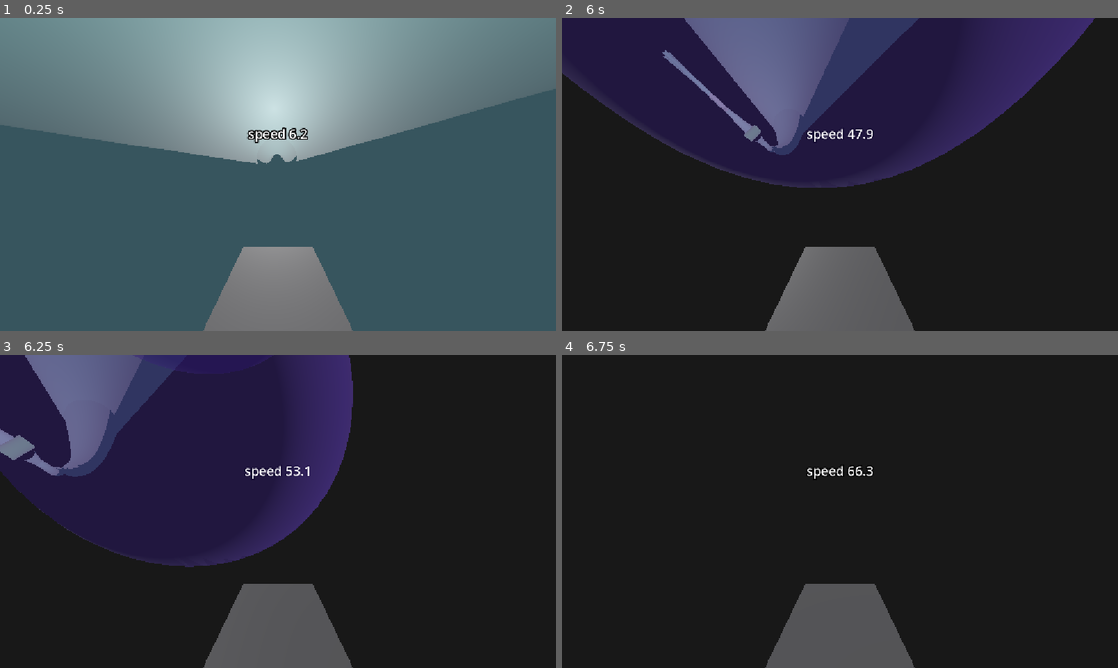
Above: before the commit, frames 1-4 (two rows, left to right).
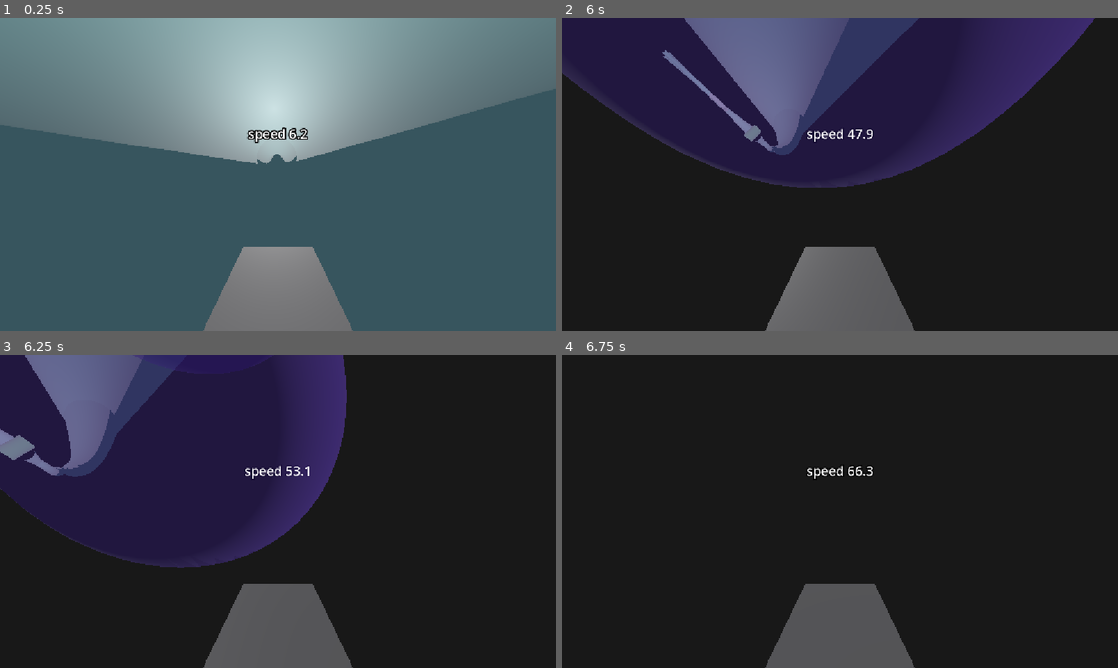
Above: after the commit, the same moments.

Repository: eternaldensity/pipe-survivor
Game: Godot game, scene res://main.tscn
Two runs of this game, one before a commit and one after it. Both use one fixed random seed, a clock stepped at 60 frames per second and the inputs below.
Inputs:
- Up to frame 1 (0.25 s): no input
- Up to frame 2 (6 s): tap Enter (ui_accept) at 0.5, 0.77, 1.52, 3.02, 3.77, 4.52 s; hold Right (ui_right) 0.53-1.28 s; hold 1 0.53-1.28 s; hold Down (ui_down) 1.28-2.03 s; tap 2 at 1.35, 5.85 s; hold Right (ui_right) 2.03-2.78 s; hold 3 2.03-2.78 s; hold Up (ui_up) 2.78-3.53 s; tap 1 at 2.85 s; hold 2 3.53-4.28 s; hold Left (ui_left) 3.53-5.03 s; tap 3 at 4.35 s; hold Down (ui_down) 5.03-5.78 s; hold 1 5.03-5.78 s; hold Right (ui_right) from 5.78 s (still down)
- Up to frame 3 (6.25 s): keep holding Right (ui_right); tap Enter (ui_accept) at 6.02 s
- Up to frame 4 (6.75 s): release Right (ui_right) at 6.53 s; hold Up (ui_up) from 6.53 s (still down); hold 3 from 6.53 s (still down)

Frames 1-2 are identical in both runs. In frame 3, 1.5% of the frame differs, in the area x 0-64%, y 0-68%; in frame 4, nothing differs.

Commit message:
Phase 6: game manager (win/lose) and enemy contact damage

Diff:
--- a/enemy_vehicle.gd
+++ b/enemy_vehicle.gd
@@ -81,6 +81,11 @@
 	_flatten(delta, inward)
 	move_and_slide()
 
+	# Contact damage to the player.
+	if target and global_position.distance_to(target.global_position) < 2.0:
+		if target.has_method("take_damage"):
+			target.take_damage(10.0 * delta)
+
 func _outward_from(props: Dictionary) -> Vector3:
 	var axis: Vector3 = props["axis"]
 	var origin: Vector3 = props["origin"]
--- /dev/null
+++ b/game_manager.gd
@@ -0,0 +1,31 @@
+# game_manager.gd  (Phase 6 — win/lose)
+class_name GameManager
+extends Node
+
+var boss: BossVehicle = null
+var player: Vehicle = null
+var game_over: bool = false
+var victory: bool = false
+
+signal game_over_signal
+signal victory_signal
+
+func _ready() -> void:
+	# Find boss and player in the scene.
+	for child in get_parent().get_children():
+		if child is BossVehicle:
+			boss = child
+		elif child is Vehicle:
+			player = child
+
+func _process(_delta: float) -> void:
+	if game_over or victory:
+		return
+	if player and player.health <= 0.0:
+		game_over = true
+		game_over_signal.emit()
+		print("GAME OVER")
+	if boss and not is_instance_valid(boss):
+		victory = true
+		victory_signal.emit()
+		print("VICTORY")
--- a/main.gd
+++ b/main.gd
@@ -83,3 +83,7 @@
 	spawner.spawn_interval = 4.0
 	spawner.max_enemies = 6
 	add_child(spawner)
+
+	# Phase 6: Game manager (win/lose).
+	var gm = GameManager.new()
+	add_child(gm)
--- a/vehicle.gd
+++ b/vehicle.gd
@@ -1,5 +1,6 @@
+extends CharacterBody3D
+
 class_name Vehicle
-extends CharacterBody3D
 
 @export var gravity      := 25.0
 @export var speed        := 20.0
@@ -13,15 +14,10 @@
 var tube_radius     := 10.0
 var steering_amount := 0.0
 var rest_zone_inside := false
-
+var health := 100.0
+var max_health := 100.0
 var _spell_cooldown := 0.0
 const SPELL_COOLDOWN := 2.0
-var selected_preset_index := 0
-var _presets: Array[PresetSigil] = []
-# Live spell parameters (updated by crafting UI).
-var spell_sigma: float = 10.0
-var spell_rho: float = 28.0
-var spell_beta: float = 8.0 / 3.0
 
 var _camera        : Camera3D = null
 var _cam_pos       := Vector3(0.0, 1.5, 2.5)
@@ -31,17 +27,18 @@
 var _rest_label    : Label3D = null
 var _attractor_preview : AttractorPreview = null
 
+var selected_preset_index := 0
+var _presets: Array[PresetSigil] = []
+# Live spell parameters (updated by crafting UI).
+var spell_sigma: float = 10.0
+var spell_rho: float = 28.0
+var spell_beta: float = 8.0 / 3.0
+
 @export var network : PipeNetwork
 
 func _ready() -> void:
 	_camera = get_node_or_null("Camera3D")
 	safe_margin = 0.05
-	_presets = PresetSigil.default_presets()
-	if not _presets.is_empty():
-		var p := _presets[0]
-		if p.params.has("sigma"): spell_sigma = p.params["sigma"]
-		if p.params.has("rho"): spell_rho = p.params["rho"]
-		if p.params.has("beta"): spell_beta = p.params["beta"]
 	_speed_label = Label3D.new()
 	_speed_label.billboard = BaseMaterial3D.BILLBOARD_ENABLED
 	_speed_label.font_size = 32
@@ -61,8 +58,40 @@
 	_attractor_preview.visible = false
 	_attractor_preview.position = Vector3(0.0, 0.0, -5.0)
 	add_child(_attractor_preview)
+
 	add_to_group("vehicles")
-
+	_presets = PresetSigil.default_presets()
+	if not _presets.is_empty():
+		var p := _presets[0]
+		if p.params.has("sigma"): spell_sigma = p.params["sigma"]
+		if p.params.has("rho"): spell_rho = p.params["rho"]
+		if p.params.has("beta"): spell_beta = p.params["beta"]
+
+func _process(delta: float) -> void:
+	if _speed_label:
+		var spd := velocity.length()
+		_speed_label.text = "speed %.1f%s" % [spd, " (REST)" if rest_zone_inside else ""]
+	if _rest_label:
+		_rest_label.visible = rest_zone_inside
+	if _attractor_preview:
+		_attractor_preview.visible = rest_zone_inside
+		if rest_zone_inside:
+			_attractor_preview.update_preview()
+	if _camera == null:
+		return
+	var base_offset := Vector3(0.0, 1.5, 2.5)
+	# Camera stays behind and above the vehicle. No position look-ahead —
+	# look-ahead was moving the camera in front of the vehicle.
+	var target_pos := base_offset
+	var target_basis := Basis.IDENTITY
+	if not _cam_ready:
+		_cam_pos = target_pos
+		_cam_basis = target_basis
+		_cam_ready = true
+	else:
+		_cam_pos = _cam_pos.lerp(target_pos, clampf(delta * 6.0, 0.0, 1.0))
+		_cam_basis = _cam_basis.slerp(target_basis, clampf(delta * 6.0, 0.0, 1.0))
+	_camera.transform = Transform3D(_cam_basis, _cam_pos)
 
 func _outward_from(props: Dictionary) -> Vector3:
 	var axis: Vector3 = props["axis"]
@@ -73,7 +102,6 @@
 		return axis.cross(Vector3.UP).normalized()
 	return radial.normalized()
 
-
 func _physics_process(delta: float) -> void:
 	var section := network.get_section_at(global_position)
 	if section == null:
@@ -86,61 +114,6 @@
 	var outward := _outward_from(props)
 	var inward  := -outward
 	up_direction = inward
-
-	# ── Steering: rotate heading around the surface normal ────────────────
-	# This is pure yaw relative to the tube surface — left/right turns the
-	# vehicle, and from then on forward always means "where I'm pointing"
-	# Steering input ramps smoothly instead of being all-or-nothing.
-	var target_turn := Input.get_axis("ui_left", "ui_right")
-	steering_amount = move_toward(steering_amount, target_turn, steer_accel * delta)
-	if abs(steering_amount) > 0.001:
-		var steer := Basis(inward, -steering_amount * turn_speed * delta)
-		global_transform.basis = steer * global_transform.basis
-
-	# ── Gravity ───────────────────────────────────────────────────────────
-	if not is_on_floor():
-		velocity += outward * gravity * delta
-
-	# ── Centripetal force ─────────────────────────────────────────────────
-	# When spiraling, circumferential velocity requires centripetal
-	# acceleration to maintain the curved path — this manifests as
-	# increased force pressing the vehicle into the wall, exactly like
-	# banking hard in a real vehicle. The faster the spiral, the heavier
-	# you feel. Forward progress along the tube axis slows automatically
-	# because your velocity vector is pointing more sideways.
-	var circ_vel    := velocity - velocity.dot(tube_axis) * tube_axis \
-								- velocity.dot(outward)   * outward
-	var to_self     := global_position - tube_origin
-	var radial_dist := (to_self - tube_axis * to_self.dot(tube_axis)).length()
-	var centripetal:float = circ_vel.length_squared() / max(radial_dist, 0.1)
-	velocity += outward * centripetal * delta
-
-	# ── Drive in the direction the vehicle is facing ──────────────────────
-	var vehicle_fwd := -global_transform.basis.z
-	vehicle_fwd = vehicle_fwd - vehicle_fwd.dot(outward) * outward
-	if vehicle_fwd.length_squared() > 1e-4:
-		vehicle_fwd = vehicle_fwd.normalized()
-	else:
-		vehicle_fwd = tube_axis
-
-	var throttle    := Input.get_axis("ui_down", "ui_up")
-	var radial_vel  := velocity.dot(outward) * outward
-	var surface_vel := velocity - radial_vel
-
-	var effective_speed := speed
-	if rest_zone_inside:
-		effective_speed = speed * 0.5
-	# Slow down in narrow sections to avoid clipping through thin walls.
-	if tube_radius < 8.0:
-		effective_speed = minf(effective_speed, 8.0)
-
-	if abs(throttle) > 0.001:
-		surface_vel = surface_vel.move_toward(
-				vehicle_fwd * throttle * effective_speed, acceleration * delta)
-	else:
-		surface_vel = surface_vel.move_toward(Vector3.ZERO, friction * delta)
-
-	velocity = surface_vel + radial_vel
 
 	# ── Spell casting ─────────────────────────────────────────────────────
 	_spell_cooldown = maxf(0.0, _spell_cooldown - delta)
@@ -185,39 +158,65 @@
 					break
 	rest_zone_inside = in_rest
 
+	# ── Steering: rotate heading around the surface normal ────────────────
+	# This is pure yaw relative to the tube surface — left/right turns the
+	# vehicle, and from then on forward always means "where I'm pointing"
+	# Steering input ramps smoothly instead of being all-or-nothing.
+	var target_turn := Input.get_axis("ui_left", "ui_right")
+	steering_amount = move_toward(steering_amount, target_turn, steer_accel * delta)
+	if abs(steering_amount) > 0.001:
+		var steer := Basis(inward, -steering_amount * turn_speed * delta)
+		global_transform.basis = steer * global_transform.basis
+
+	# ── Gravity ───────────────────────────────────────────────────────────
+	if not is_on_floor():
+		velocity += outward * gravity * delta
+
+	# ── Centripetal force ─────────────────────────────────────────────────
+	# When spiraling, circumferential velocity requires centripetal
+	# acceleration to maintain the curved path — this manifests as
+	# increased force pressing the vehicle into the wall, exactly like
+	# banking hard in a real vehicle. The faster the spiral, the heavier
+	# you feel. Forward progress along the tube axis slows automatically
+	# because your velocity vector is pointing more sideways.
+	var circ_vel    := velocity - velocity.dot(tube_axis) * tube_axis \
+								- velocity.dot(outward)   * outward
+	var to_self     := global_position - tube_origin
+	var radial_dist := (to_self - tube_axis * to_self.dot(tube_axis)).length()
+	var centripetal:float = circ_vel.length_squared() / max(radial_dist, 0.1)
+	velocity += outward * centripetal * delta
+
+	# ── Drive in the direction the vehicle is facing ──────────────────────
+	var vehicle_fwd := -global_transform.basis.z
+	vehicle_fwd = vehicle_fwd - vehicle_fwd.dot(outward) * outward
+	if vehicle_fwd.length_squared() > 1e-4:
+		vehicle_fwd = vehicle_fwd.normalized()
+	else:
+		vehicle_fwd = tube_axis
+
+	var throttle    := Input.get_axis("ui_down", "ui_up")
+	var radial_vel  := velocity.dot(outward) * outward
+	var surface_vel := velocity - radial_vel
+
+	var effective_speed := speed
+	if rest_zone_inside:
+		effective_speed = speed * 0.5
+	# Slow down in narrow sections to avoid wall clipping.
+	if tube_radius < 8.0:
+		effective_speed = minf(effective_speed, 8.0)
+
+	if abs(throttle) > 0.001:
+		surface_vel = surface_vel.move_toward(
+				vehicle_fwd * throttle * effective_speed, acceleration * delta)
+	else:
+		surface_vel = surface_vel.move_toward(Vector3.ZERO, friction * delta)
+
+	velocity = surface_vel + radial_vel
+
 	# ── Keep vehicle flat on the tube surface ─────────────────────────────
 	_flatten_to_surface(inward, delta)
 
 	move_and_slide()
-
-
-func _process(delta: float) -> void:
-	if _speed_label:
-		var spd := velocity.length()
-		_speed_label.text = "speed %.1f%s" % [spd, " (REST)" if rest_zone_inside else ""]
-	if _rest_label:
-		_rest_label.visible = rest_zone_inside
-	if _attractor_preview:
-		_attractor_preview.visible = rest_zone_inside
-		if rest_zone_inside:
-			_attractor_preview.update_preview()
-	if _camera == null:
-		return
-	# Smooth camera: lag behind the vehicle, look slightly ahead along the
-	# tube axis, and keep the roll from the surface normal.
-	var base_offset := Vector3(0.0, 1.5, 2.5)
-	# Camera stays behind and above the vehicle. No position look-ahead —
-	# look-ahead was moving the camera in front of the vehicle.
-	var target_pos := base_offset
-	var target_basis := Basis.IDENTITY
-	if not _cam_ready:
-		_cam_pos = target_pos
-		_cam_basis = target_basis
-		_cam_ready = true
-	else:
-		_cam_pos = _cam_pos.lerp(target_pos, clampf(delta * 6.0, 0.0, 1.0))
-		_cam_basis = _cam_basis.slerp(target_basis, clampf(delta * 6.0, 0.0, 1.0))
-	_camera.transform = Transform3D(_cam_basis, _cam_pos)
 
 func _flatten_to_surface(up: Vector3, delta: float) -> void:
 	var fwd := -global_transform.basis.z
@@ -228,3 +227,8 @@
 		fwd = fwd.normalized()
 	var target := Basis.looking_at(fwd, up)
 	global_transform.basis = global_transform.basis.slerp(target, delta * 14.0)
+
+func take_damage(amount: float) -> void:
+	health = maxf(0.0, health - amount)
+	if health <= 0.0:
+		print("PLAYER DEFEATED")
Not shown, added: game_manager.gd.uid
